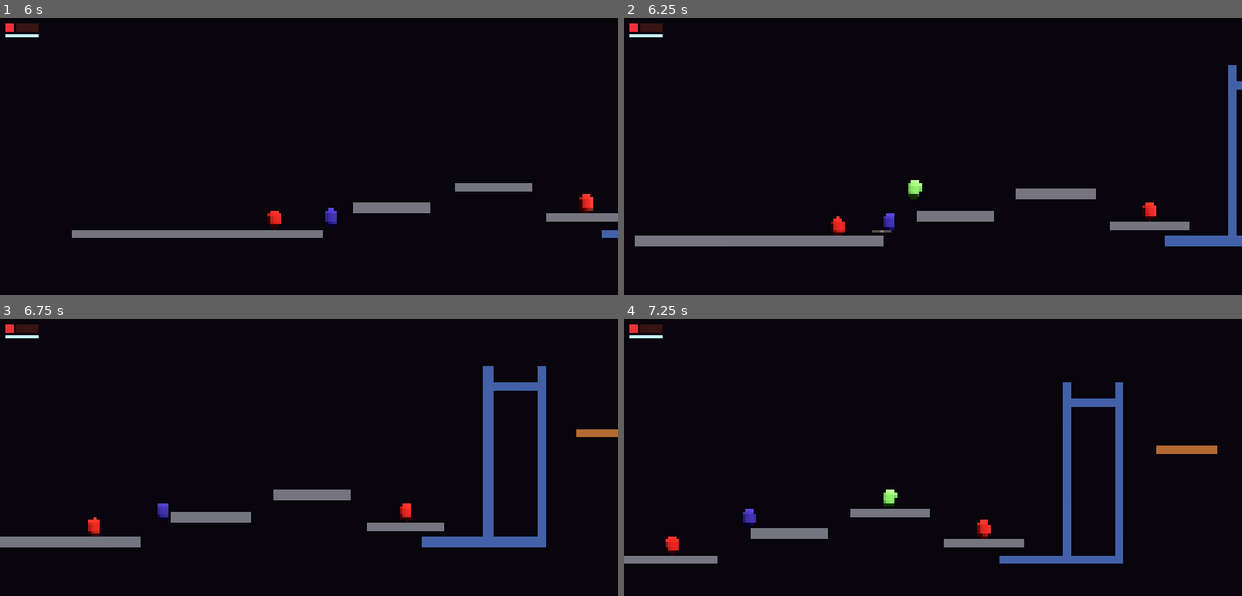
Above: before the commit, frames 1-4 (two rows, left to right).
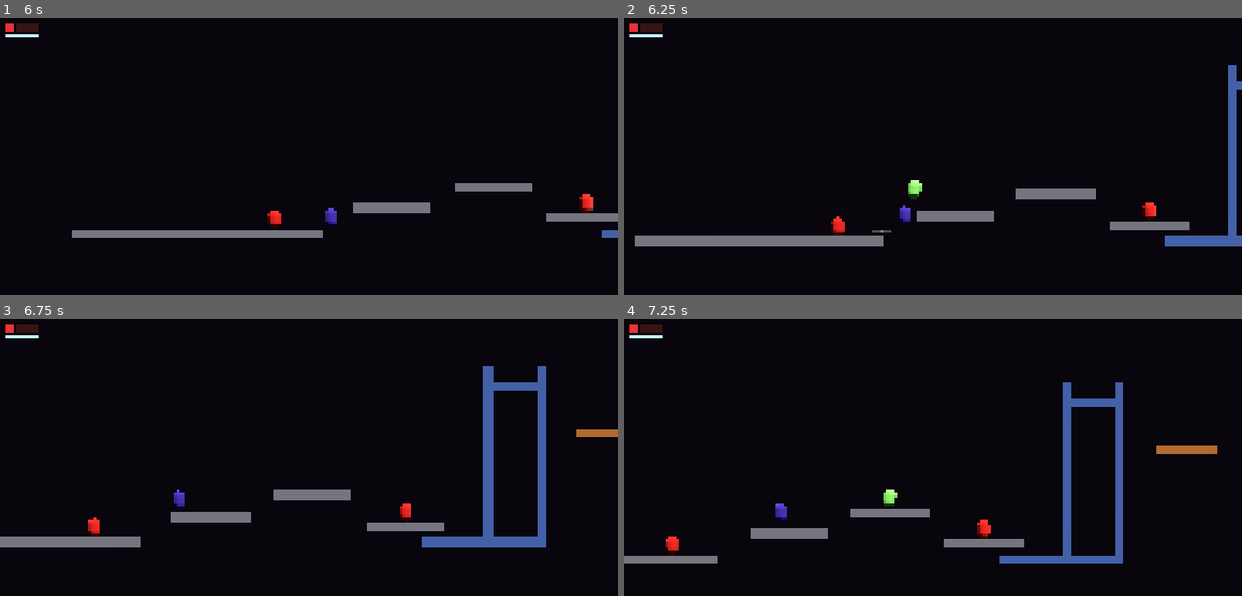
Above: after the commit, the same moments.

Repository: Cuylerleon96/echoes-of-the-great-root
Game: Godot game, scene res://main.tscn
The game is run twice, just before and just after one commit, with the same random seed, the same clock (stepped at 60 frames per second) and the same inputs.
Inputs:
- Up to frame 1 (6 s): hold X (dash) 0.53-1.28 s; hold D (move_right) 0.53-2.03 s; tap Space (jump) at 0.77, 1.52, 3.02, 3.77, 4.52 s; tap E (stun) every 1.5 s from 1.35 to 5.85 s; hold X (dash) 2.03-2.78 s; hold A (move_left) 2.03-3.53 s; hold S (move_down) 3.53-4.28 s; hold X (dash) 3.53-4.28 s; hold D (move_right) from 4.28 s (still down); hold X (dash) 5.03-5.78 s
- Up to frame 2 (6.25 s): keep holding D (move_right); tap Space (jump) at 6.02 s
- Up to frame 3 (6.75 s): keep holding D (move_right); hold X (dash) from 6.53 s (still down)
- Up to frame 4 (7.25 s): keep holding D (move_right); keep holding X (dash); tap Space (jump) at 6.77 s

Frame 1 is identical in both runs. In frame 2, 0.2% of the frame differs, in the area x 42-47%, y 67-77%; in frame 3, 0.2%; in frame 4, 0.2%, in the area x 19-27%, y 66-76%.

Commit message:
Fix flyer knockback and prevent it sitting inside the player
Two bugs: signf(0) = 0 when flyer was directly above the player gave zero
horizontal knockback; and with collision_layer=0 nothing physically separated
them during i-frames.

Now: knockback_dir falls back to opposite of the flyer's approach velocity
when dx < 0.05. After hitting, the flyer recoils away (2.5x speed burst)
so it clears the player before i-frames expire.

Co-Authored-By: Claude Sonnet 4.6 <noreply@anthropic.com>

Diff:
--- a/characters/enemy/flyer.gd
+++ b/characters/enemy/flyer.gd
@@ -100,6 +100,12 @@
 	var movement := body.get_node_or_null("MovementComponent") as MovementComponent
 	if movement != null and movement.is_dashing:
 		return
-	if body.has_method("take_damage"):
-		var knockback_dir := signf(body.global_position.x - global_position.x)
-		body.take_damage(damage, knockback_dir)
+	if not body.has_method("take_damage"):
+		return
+	# If stacked on the same X, fall back to the opposite of approach direction
+	var dx := body.global_position.x - global_position.x
+	var knockback_dir: float = signf(dx) if absf(dx) > 0.05 else \
+			(-signf(velocity.x) if absf(velocity.x) > 0.1 else 1.0)
+	body.take_damage(damage, knockback_dir)
+	# Recoil away so the flyer doesn't sit inside the player during i-frames
+	velocity = Vector3(-knockback_dir * move_speed * 2.5, move_speed, 0.0)
